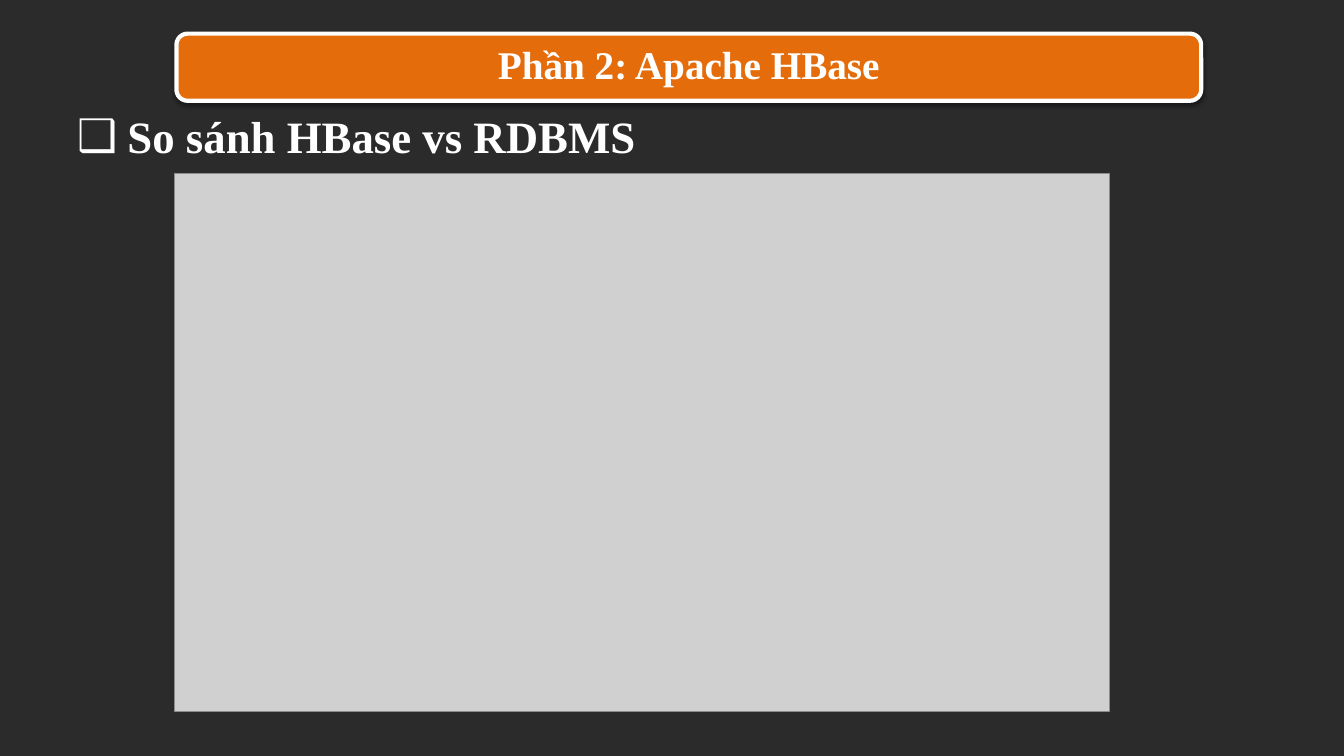
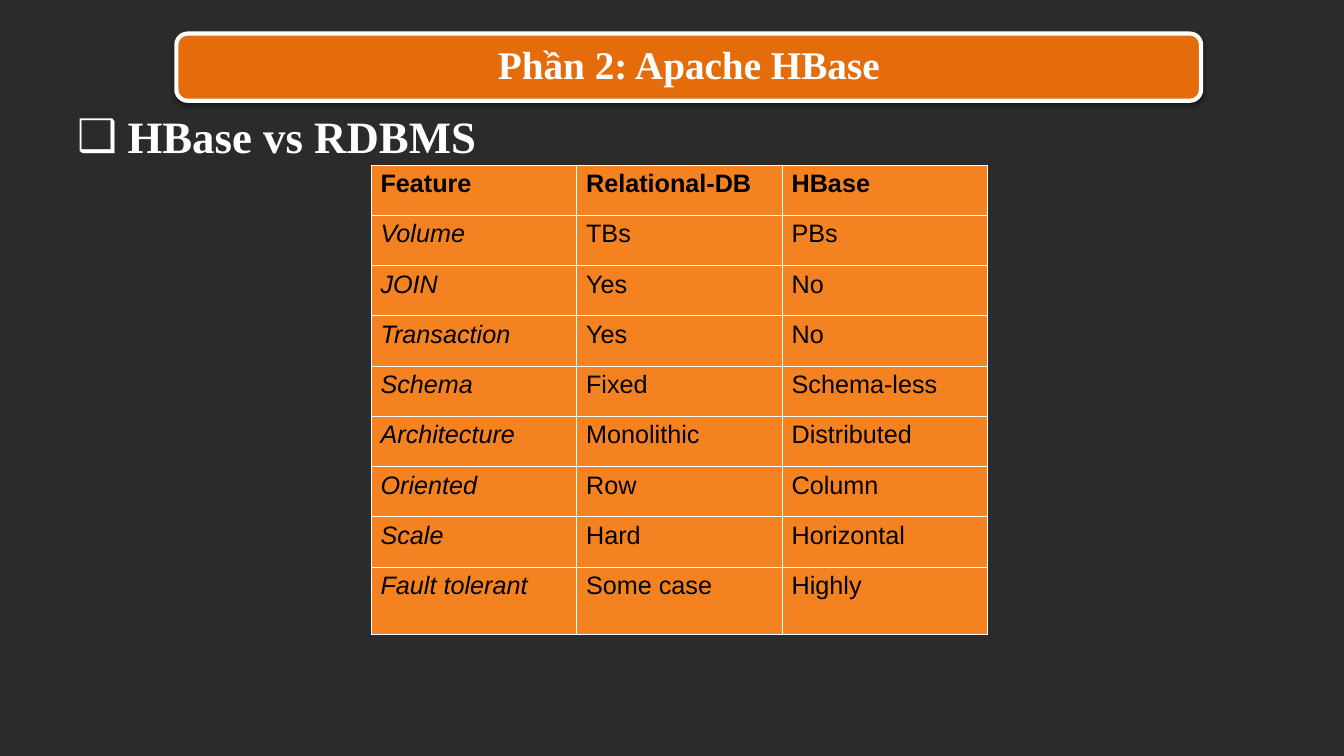
Before and after one commit to trandinhlam/document, a slide deck: slide 9 of CSDLNangCao/final/5. File Thuyet Trinh/N14_R_HBase_20210311.pptx. Drawn at 1344x756 pixels with LibreOffice and Linux fonts; fonts in the diff are those of the drawing; grey boxes stand for pictures; background and template pictures are left out; a plain dark background stands for a picture behind light text. Boxes give left, top, right and bottom in pixels: in the first picture for what was removed or moved away, otherwise in the second. Text is boxed around its words. In the diff, an @@ line names an element or a change of style, - is before the commit and + after.

```diff
--- a/CSDLNangCao/final/5. File Thuyet Trinh/N14_R_HBase_20210311.pptx
+++ b/CSDLNangCao/final/5. File Thuyet Trinh/N14_R_HBase_20210311.pptx
@@ text at [128,123,476,154]: text changed @@
-❑ So sánh HBase vs RDBMS
+❑ HBase vs RDBMS
@@ picture removed at [174,173,1109,711] @@
@@ table added at [371,164,988,634], 9 rows, 3 columns @@
+Feature | Relational-DB | HBase
+Volume | TBs | PBs
+JOIN | Yes | No
+Transaction | Yes | No
+Schema | Fixed | Schema-less
+Architecture | Monolithic | Distributed
+Oriented | Row | Column
+Scale | Hard | Horizontal
+Fault tolerant | Some case | Highly
```
Also in this commit, not shown: 20 other slides changed, 1 slide added, 7 other files.
